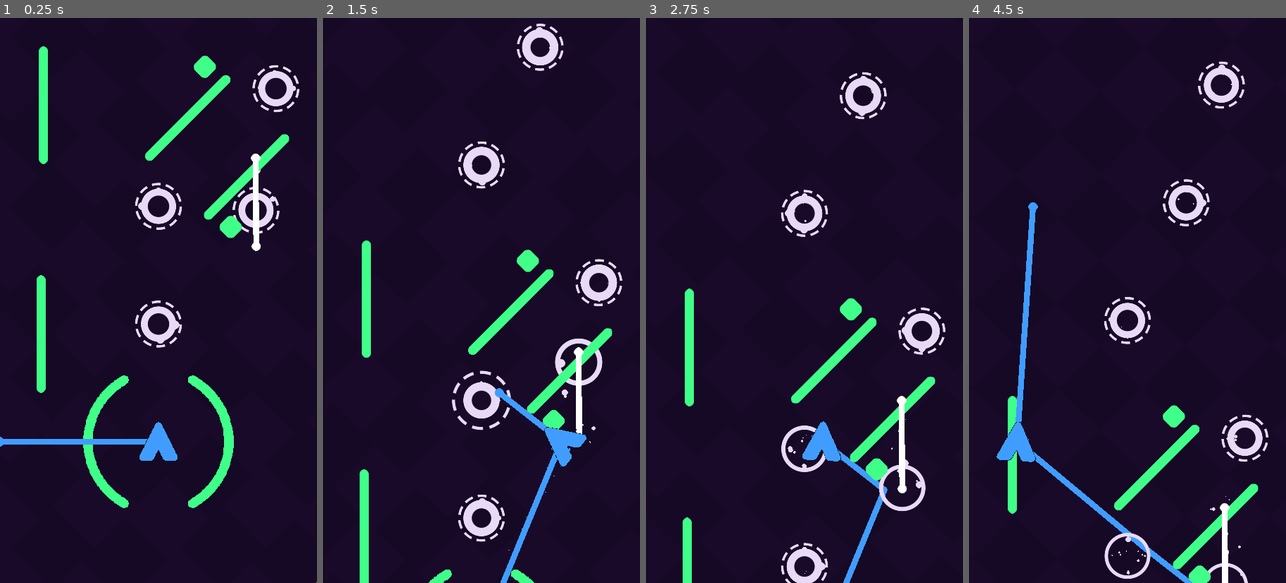
Above: before the commit, frames 1-4 (left to right).
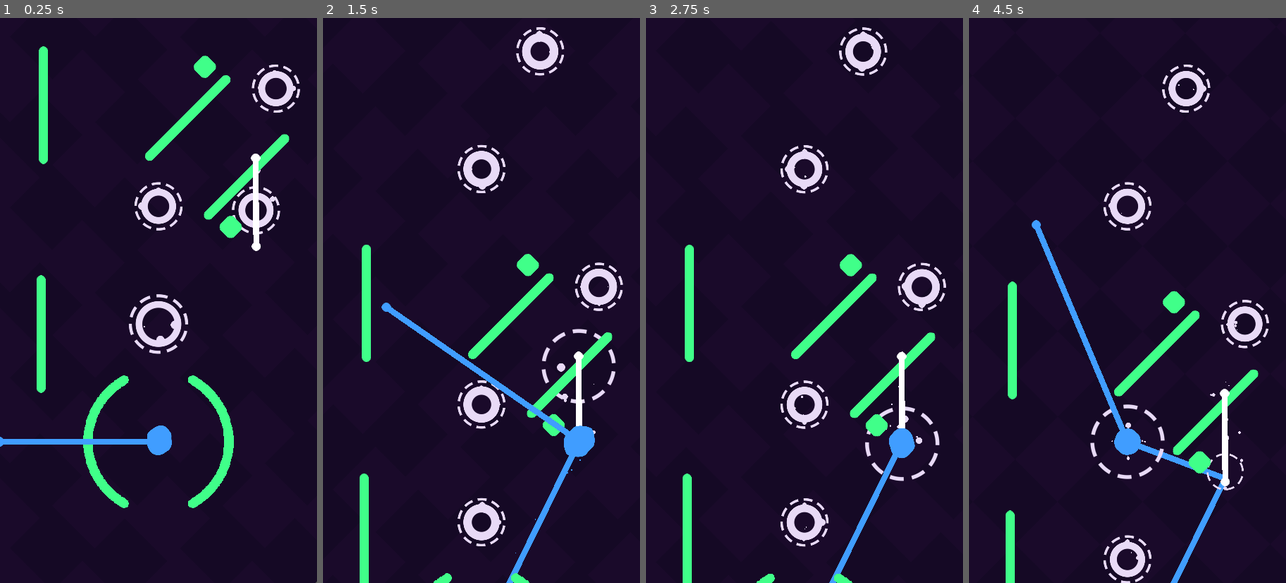
Above: after the commit, the same moments.

Repository: FrancoYudica/PathForger-GodotWildJam-04-2024
Game: Godot game, scene res://levels/level.tscn
Same seed, same stepped clock (60 frames per second), same inputs: the game is played once before the commit and once after it.
Inputs (mouse positions are in pixels of both pictures, inside the frame that each line leads up to):
- Up to frame 1 (0.25 s): no input
- Up to frame 2 (1.5 s): tap Enter (ui_accept) at 0.5, 0.77 s; move the mouse to (551, 272) at 0.52 s; press the mouse at (551, 272) at 0.53 s; hold D 0.53-1.28 s; move the mouse to (418, 328) at 1.27 s; release the mouse at (418, 328) at 1.28 s; hold S from 1.28 s (still down); click (418, 328) at 1.35 s
- Up to frame 3 (2.75 s): tap Enter (ui_accept) at 1.52 s; move the mouse to (836, 176) at 2.02 s; release S at 2.03 s; hold D from 2.03 s (still down); hold F from 2.03 s (still down); click (836, 176) at 2.3 s
- Up to frame 4 (4.5 s): move the mouse to (1111, 413) at 2.77 s; release D at 2.78 s; release F at 2.78 s; hold W 2.78-3.53 s; tap Space at 2.85 s; tap Enter (ui_accept) at 3.02, 3.77 s; click (1111, 413) at 3.05 s; move the mouse to (1222, 385) at 3.52 s; press the mouse at (1222, 385) at 3.53 s; hold A from 3.53 s (still down); move the mouse to (1032, 215) at 4.27 s; release the mouse at (1032, 215) at 4.28 s; click (1032, 215) at 4.35 s

The runs differ from the first frame. In frame 1, 1.4% of the frame differs, in the area x 40-95%, y 8-79%; in frame 2, 6.8%; in frame 3, 11%; in frame 4, 13%, in the area x 8-95%, y 7-100%.

Commit message:
hookable fix - player rotation in translation - path node vfx

Diff:
--- a/entities/Hookable.gd
+++ b/entities/Hookable.gd
@@ -1,11 +1,17 @@
 extends Node2D
 class_name Hookable
+
+@export var wants_to_fix_intersection: bool = false
 
 ## Point here intersection with hook happened
 var hook_intersection: Vector2 = Vector2.ZERO
 
 ## Called when hookable is hooked
 func hooked():
+	pass
+
+## When player leaves the hookable
+func left():
 	pass
 
 ## Called when player reaches the hook intersection point
@@ -17,3 +23,8 @@
 
 func disable_collider():
 	$Area2D.collision_layer = 0
+
+## When hookable wants to add any modification to the intersection
+## returns the fixed/modifed intersection point with this method
+func get_fixed_intersection(current_intersection: Vector2):
+	return current_intersection
--- a/entities/path_node/PathNode.gd
+++ b/entities/path_node/PathNode.gd
@@ -15,5 +15,10 @@
 func reached():
 	# Doesn't need collider once it's reached
 	disable_collider()
-	$PathNodeSprite/Outline.visible = false
-	sprite.open()
+	sprite.reached()
+
+func left():
+	sprite.left()
+
+func get_fixed_intersection(current_intersection: Vector2):
+	return global_position
--- a/entities/path_node/PathNodeSpriteSprite.gd
+++ b/entities/path_node/PathNodeSpriteSprite.gd
@@ -23,5 +23,34 @@
 	_tween.tween_property(body, "scale", Vector2(1, 1), 0.1)
 	_tween.tween_method(_set_body_radius, .75, 0.5, .5)
 
+func reached():
+	if _tween != null:
+		_tween.stop()
+
+	var reached_delay = 0.1075
+
+	var scale_tween = create_tween()
+	scale_tween.set_trans(Tween.TRANS_EXPO)
+	scale_tween.set_ease(Tween.EASE_OUT_IN)
+	scale_tween.tween_property(outline, "scale", Vector2(2.0, 2.0), reached_delay)
+	create_tween().tween_property(body, "scale", Vector2(0.0, 0.0), reached_delay)
+
+	var radius_tween = create_tween()
+	radius_tween.tween_method(_set_inner_radius, .9, .6, reached_delay)
+	await radius_tween.finished
+
+	radius_tween = create_tween()
+	radius_tween.tween_method(_set_inner_radius, .6, .9, 0.2)
+
+func left():
+	create_tween().tween_property(outline, "scale", Vector2(1.0, 1.0), 0.3)
+	outline.material.set_shader_parameter("segments_count", 4)
+
 func _set_body_radius(value):
 	body.material.set_shader_parameter("radius", value)
+
+func _set_segments_count(value):
+	outline.material.set_shader_parameter("segments_count", value)
+
+func _set_inner_radius(value):
+	outline.material.set_shader_parameter("inner_radius", value)
--- a/entities/path_node/path_node.tscn
+++ b/entities/path_node/path_node.tscn
@@ -18,8 +18,9 @@
 resource_local_to_scene = true
 shader = ExtResource("4_eapb6")
 shader_parameter/color = Color(0.909804, 0.854902, 0.964706, 1)
+shader_parameter/inner_radius = 0.9
 shader_parameter/edge_blur = 0.05
-shader_parameter/segments_count = 5
+shader_parameter/segments_count = 5.0
 shader_parameter/rotation_speed = 2.0
 
 [sub_resource type="CircleShape2D" id="CircleShape2D_agc30"]
@@ -31,6 +32,7 @@
 
 [node name="PathNode" type="Node2D"]
 script = ExtResource("1_mlfh3")
+wants_to_fix_intersection = true
 
 [node name="PathNodeSprite" type="Node2D" parent="."]
 script = ExtResource("2_vee2j")
@@ -59,7 +61,7 @@
 [node name="Outline" type="Sprite2D" parent="PathNodeSprite"]
 texture_filter = 1
 material = SubResource("ShaderMaterial_uongu")
-scale = Vector2(1.265, 1.265)
+scale = Vector2(1.3, 1.3)
 texture = ExtResource("2_4r52w")
 metadata/_aseprite_wizard_config_ = {
 "i_mode": 1,
--- a/entities/path_node/segmented_ring.gdshader
+++ b/entities/path_node/segmented_ring.gdshader
@@ -1,20 +1,21 @@
 shader_type canvas_item;
 
 uniform vec4 color: source_color = vec4(1.0f);
+uniform float inner_radius = 0.9f;
 uniform float edge_blur = 0.05f;
-uniform int segments_count = 10;
+uniform float segments_count = 10.0f;
 uniform float rotation_speed = 2.0f;
 
 void fragment() {
 
 	// Calculates ring values
 	float outer_radius = 1.0f;
-	float inner_radius = .81;
+	float inner_radius_squared = inner_radius * inner_radius;
 	vec2 centered = 2.0f * UV - vec2(1.0f);
 	float l = dot(centered, centered);
 
 	float outer_circle = smoothstep(outer_radius, outer_radius - edge_blur, l);
-	float inner_circle = smoothstep(inner_radius, inner_radius - edge_blur, l);
+	float inner_circle = smoothstep(inner_radius_squared, inner_radius_squared - edge_blur, l);
 
 	// Ring color
 	COLOR = color;
--- a/entities/player/Hook.gd
+++ b/entities/player/Hook.gd
@@ -14,11 +14,12 @@
 @export var length = 270.0
 
 var _intersection_point = null
-var _intesecting_object = null
+var _intersecting_hookable = null
 var _animating = false
 
 ## Moves the head of the hook to the direction of the point
 func throw():
+	show()
 	_animating = true
 	length_handler.enlongate()
 
@@ -26,58 +27,29 @@
 	length_handler.hook_length = length
 	length_handler.connect("recovered", func():
 		miss.emit()
+		hide()
 		_animating = false
 		)
 
 
 func _process(delta):
 
-	if not _animating:
-		return
+	if _animating:
+		# Updates head sprite position along the hook direction
+		var player = $".."
+		head_sprite.global_position = player.global_position + player.direction * length_handler.current_length
 
-	# Updates head sprite position
-	var player = $".."
-	head_sprite.global_position = player.global_position + player.direction * length_handler.current_length
-
-	length_handler.intersection_length = length
-	_intesecting_object = null
-
-	# When raycast intersects something
-	if raycast.is_colliding():
-
-		var intersection_point = raycast.get_collision_point()
-		var hit_distance = raycast.to_local(intersection_point).length()
-
-		# Ray can't reach target
-		if hit_distance > length:
-			return
-
-		# Updates variables
-		var collider = raycast.get_collider()
-		if collider == null:
-			return
-
-		var current_intersection = collider.get_parent()
-		_intersection_point = intersection_point
-		length_handler.intersection_length = hit_distance
-
-		# De focus previous path node
-		if current_intersection != _intesecting_object and _intesecting_object != null and _intesecting_object is PathNode:
-			var path_node = _intesecting_object as PathNode
-			path_node.focused = false
-
-		_intesecting_object = current_intersection
-		# Fouces current path node
-		if _intesecting_object is PathNode:
-			var path_node = _intesecting_object as PathNode
-			path_node.focused = true
+	# Resets variables when ray misses
+	if not _update_raycast_intersection():
+		length_handler.hit_distance = length
+		_set_current_hookable(null)
 
 
 func _on_hook_head_reached_end():
 
 	# When hook reaches the end, it the current intesecting object is a Hookable
-	var hookable = _intesecting_object as Hookable
-	if _intesecting_object == null or hookable == null:
+	var hookable = _intersecting_hookable as Hookable
+	if _intersecting_hookable == null or hookable == null:
 		length_handler.recover()
 		return
 
@@ -91,3 +63,58 @@
 	hookable.hook_intersection = _intersection_point
 	hookable.hooked()
 	hookable_reached.emit(hookable)
+
+## When ray is intersecting, updates hookable and intersection point
+func _update_raycast_intersection():
+
+	if not raycast.is_colliding():
+		return false
+
+	# Gets collider
+	var collider = raycast.get_collider()
+	if collider == null:
+		return false
+
+	# Gets parent of collider, that should be a Hookable
+	var hookable = collider.get_parent() as Hookable
+	if hookable == null:
+		return false
+
+	# Gets intersection point and fix if necessary
+	var intersection_point = raycast.get_collision_point()
+	var hit_distance = raycast.to_local(intersection_point).length()
+
+	# Ray can't reach target
+	if hit_distance > length:
+		return false
+
+	# If hookable fixes intersection point, updates point and distance
+	if hookable.wants_to_fix_intersection:
+		intersection_point = hookable.get_fixed_intersection(intersection_point)
+		hit_distance = raycast.to_local(intersection_point).length()
+
+	_intersection_point = intersection_point
+
+	if _animating:
+		length_handler.hit_distance = hit_distance
+
+	_set_current_hookable(hookable)
+	return true
+
+## Changes current hookable focus
+func _set_current_hookable(hookable: Hookable):
+
+	if hookable == _intersecting_hookable:
+		return
+
+	# De focus previous path node
+	if _intersecting_hookable is PathNode:
+		var path_node = _intersecting_hookable as PathNode
+		path_node.focused = false
+
+	_intersecting_hookable = hookable
+
+	# Fouces current path node
+	if _intersecting_hookable is PathNode:
+		var path_node = _intersecting_hookable as PathNode
+		path_node.focused = true
--- a/entities/player/HookHead.gd
+++ b/entities/player/HookHead.gd
@@ -9,7 +9,7 @@
 @export var recover_duration: float = 0.3
 
 var hook_length: float = 300
-var intersection_length = 0.0
+var hit_distance = 0.0
 var _enlongating = false
 var _recovering = false
 var _t = 0.0
@@ -20,7 +20,7 @@
 
 var current_length: float:
 	get:
-		return progress * intersection_length
+		return progress * hit_distance
 
 
 func enlongate():
--- a/entities/player/Player.gd
+++ b/entities/player/Player.gd
@@ -12,6 +12,12 @@
 var buffered_mouse_click = null
 var last_buffered_time_ms = 0
 var direction: Vector2 = Vector2.UP
+var rotating: bool = true
+
+func set_current_hookable(hookable: Hookable):
+	if current_hookable != null:
+		current_hookable.left()
+	current_hookable = hookable
 
 func _ready():
 	line_path.add_point(position)
@@ -22,3 +28,7 @@
 
 	# Last point position in player
 	line_path.set_point_position(line_path.points.size() - 1, position)
+
+	if rotating:
+		look_at(get_global_mouse_position())
+		direction = (get_global_mouse_position() - global_position).normalized()
--- /dev/null
+++ b/entities/player/blob.gdshader
@@ -0,0 +1,40 @@
+shader_type canvas_item;
+
+uniform vec4 color: source_color = vec4(1.0f);
+
+//Noise texture only used if useSpriteTexture is set to false
+uniform sampler2D noiseTexture;
+
+//Wether to use shader param noise or texture as noise
+uniform bool useSpriteTexture = false;
+
+//The speed of the movement
+uniform float speed : hint_range(0.01,1.0) = 0.1;
+
+//How much it can differ from circle
+uniform float amplitude : hint_range(0.01,1.0) = 0.2;
+
+float circle(vec2 center, float radius, vec2 p){
+    return length(p - center) - radius;
+}
+
+void fragment(){
+	vec4 noise;
+
+	if (useSpriteTexture){
+		noise = texture(TEXTURE, UV + speed * TIME) - 0.5;
+	}
+	else{
+		noise = texture(noiseTexture, UV + speed * TIME) - 0.5;
+	}
+
+	float sdf = circle(vec2(0.5, 0.5), 0.4, UV) + amplitude * noise.r;
+
+	if (sdf > 0.0){
+		COLOR = vec4(1.0, 1.0, 1.0, 0.0);
+	}
+	else{
+		COLOR = vec4(1.0, 1.0, 1.0, min(sdf*-200.0, 1.0));
+	}
+	COLOR *= color;
+}
--- a/entities/player/player.tscn
+++ b/entities/player/player.tscn
@@ -11,10 +11,27 @@
 [ext_resource type="Script" path="res://entities/player/states/try_connection.gd" id="5_hxtbh"]
 [ext_resource type="Script" path="res://entities/player/states/idle.gd" id="6_3yq2p"]
 [ext_resource type="Texture2D" uid="uid://dvlklia76dygh" path="res://entities/player/player_sprite.png" id="6_8xn8k"]
+[ext_resource type="Shader" path="res://entities/player/blob.gdshader" id="12_pk4j0"]
 
 [sub_resource type="Curve" id="Curve_j0jnm"]
 _data = [Vector2(0, 0), 0.0, 0.0, 0, 0, Vector2(1, 1), 0.0, 0.0, 0, 0]
 point_count = 2
+
+[sub_resource type="ShaderMaterial" id="ShaderMaterial_p3vjy"]
+shader = ExtResource("12_pk4j0")
+shader_parameter/color = Color(0.25098, 0.615686, 1, 1)
+shader_parameter/useSpriteTexture = true
+shader_parameter/speed = 1.0
+shader_parameter/amplitude = 0.2
+
+[sub_resource type="FastNoiseLite" id="FastNoiseLite_lryjr"]
+noise_type = 0
+frequency = 0.003
+
+[sub_resource type="NoiseTexture2D" id="NoiseTexture2D_wm2s6"]
+width = 64
+height = 64
+noise = SubResource("FastNoiseLite_lryjr")
 
 [sub_resource type="Curve" id="Curve_i357n"]
 _data = [Vector2(0.0842697, 1), 0.0, 0.0, 0, 0, Vector2(1, 0), 0.0, 0.0, 0, 0]
@@ -24,7 +41,7 @@
 modulate = Color(0.25098, 0.615686, 1, 1)
 z_index = 2
 script = ExtResource("1_y7hkf")
-click_buffering_ms = 150
+click_buffering_ms = 250
 
 [node name="RayCast2D" type="RayCast2D" parent="."]
 target_position = Vector2(1000, 0)
@@ -34,6 +51,7 @@
 
 [node name="Hook" type="Node2D" parent="."]
 top_level = true
+position = Vector2(13, 0)
 script = ExtResource("2_mw5fx")
 length = 400.0
 
@@ -68,6 +86,7 @@
 [node name="PlayerSprite" type="Node2D" parent="."]
 
 [node name="PlayerSprite" type="Sprite2D" parent="PlayerSprite"]
+visible = false
 texture_filter = 1
 rotation = 1.5708
 scale = Vector2(0.7, 0.7)
@@ -87,6 +106,13 @@
 metadata/_aseprite_wizard_interface_config_ = {
 "layer_section": true
 }
+
+[node name="Sprite2D" type="Sprite2D" parent="PlayerSprite"]
+texture_repeat = 3
+material = SubResource("ShaderMaterial_p3vjy")
+rotation = 1.72898
+scale = Vector2(1, 1)
+texture = SubResource("NoiseTexture2D_wm2s6")
 
 [node name="PlayerStateMachine" type="Node2D" parent="."]
 script = ExtResource("3_8radf")
--- a/entities/player/states/idle.gd
+++ b/entities/player/states/idle.gd
@@ -1,7 +1,7 @@
 extends PlayerStateMachineNode
 
 func _state_enter():
-	pass
+	player.rotating = true
 
 func _state_exit():
 	pass
@@ -16,9 +16,6 @@
 	#if player.current_hookable != null:
 	#	player.global_position = player.current_hookable.global_position
 
-	player.look_at(get_global_mouse_position())
-	player.direction = (get_global_mouse_position() - player.global_position).normalized()
-
 	# If a click is buffered
 	if player.buffered_mouse_click != null:
 
--- a/entities/player/states/translate.gd
+++ b/entities/player/states/translate.gd
@@ -1,6 +1,7 @@
 extends PlayerStateMachineNode
 
 func _state_enter():
+	player.rotating = true
 	var tween = create_tween()
 	tween.set_trans(Tween.TRANS_SPRING)
 	tween.tween_property(player, "position", player.current_hookable.hook_intersection, 0.35)
--- a/entities/player/states/try_connection.gd
+++ b/entities/player/states/try_connection.gd
@@ -3,6 +3,8 @@
 var in_state = false
 
 func _state_enter():
+	player.rotating = false
+
 	if not player.hook.is_connected("hookable_reached", _on_hookable_reached):
 		player.hook.connect("hookable_reached", _on_hookable_reached)
 		player.hook.connect("miss", _hook_miss)
@@ -25,7 +27,7 @@
 
 func _on_hookable_reached(hookable: Hookable):
 	if in_state:
-		player.current_hookable = hookable
+		player.set_current_hookable(hookable)
 		transition("translate")
 
 func _hook_miss():
Not shown: 1 places in entities/player/player.tscn that only renumber resources
